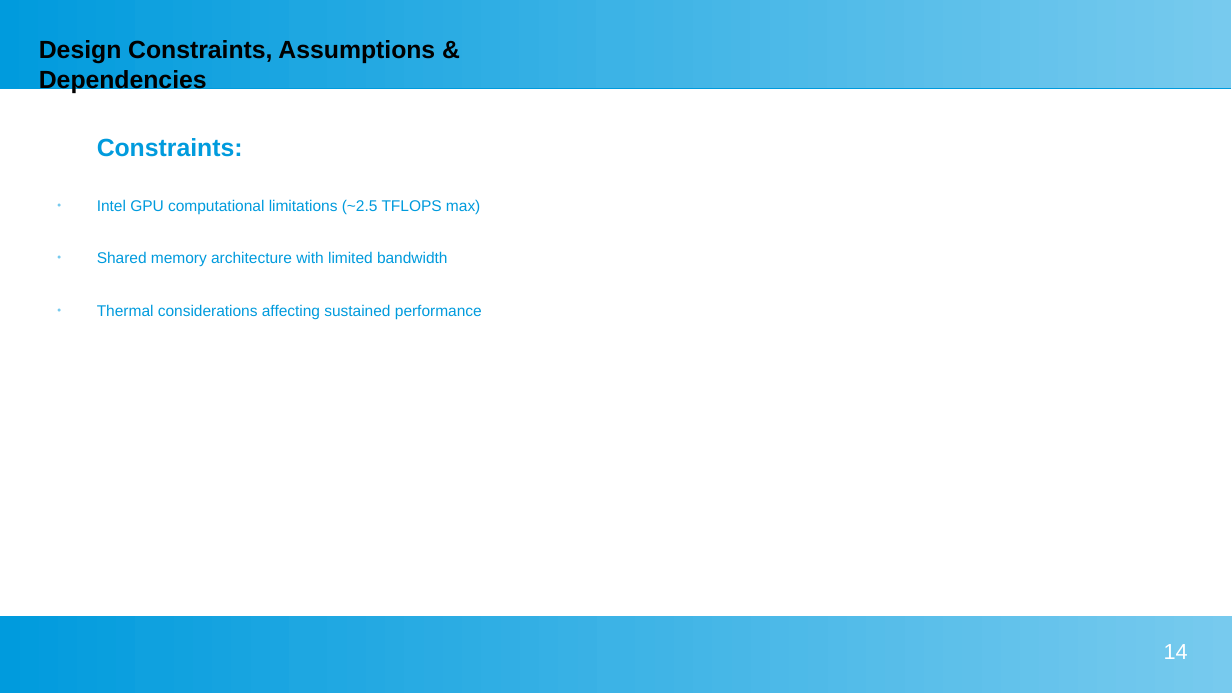
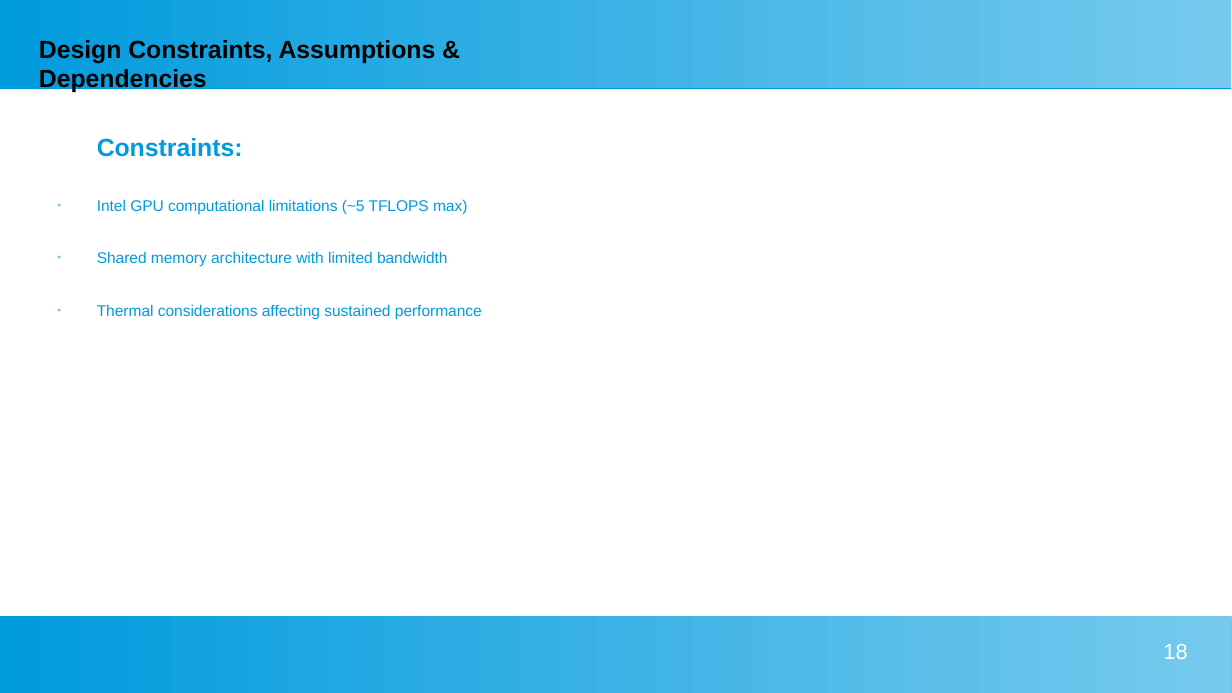
Before and after one commit to pradeepkdlkrni/sem4_project_submissions, a slide deck: slide 18 of submission/phase1/powerPoint/vsr.ppsx (slide 14 before the commit). Drawn at 1232x693 pixels with LibreOffice and Linux fonts; fonts in the diff are those of the drawing. Boxes give left, top, right and bottom in pixels: in the first picture for what was removed or moved away, otherwise in the second. Text is boxed around its words. In the diff, an @@ line names an element or a change of style, - is before the commit and + after.

```diff
--- a/submission/phase1/powerPoint/vsr.ppsx
+++ b/submission/phase1/powerPoint/vsr.ppsx
@@ text at [97,199,467,214]: text changed @@
-● Intel GPU computational limitations (~2.5 TFLOPS max)
+● Intel GPU computational limitations (~5 TFLOPS max)
@@ page number at [1163,644,1187,659]: text changed @@
-14
+18
```
Also in this commit, not shown: 6 other slides changed, 11 slides added, 3 slides removed.
